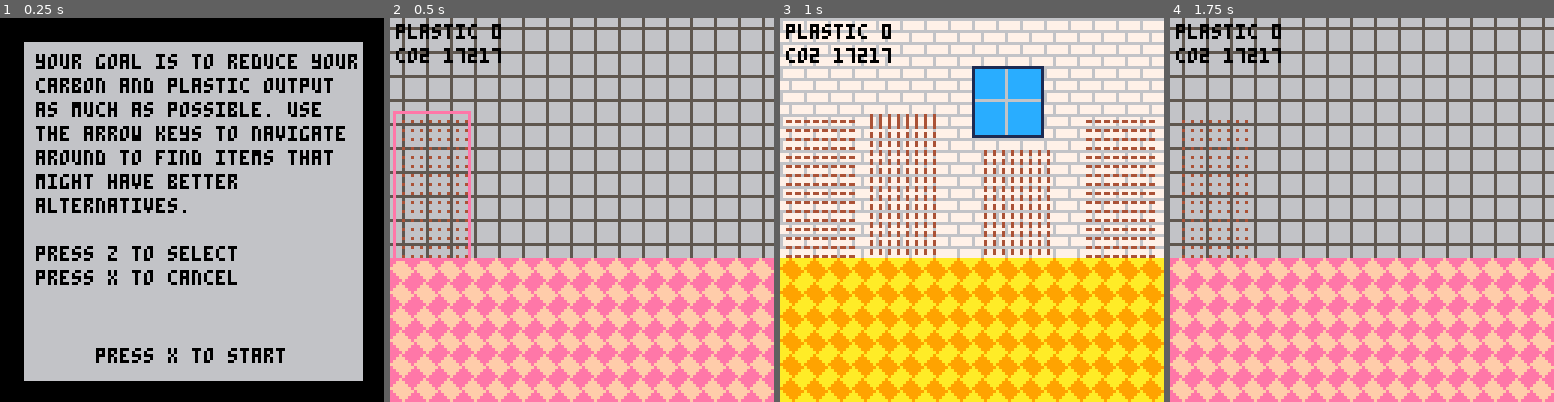
Above: before the commit, frames 1-4 (left to right).
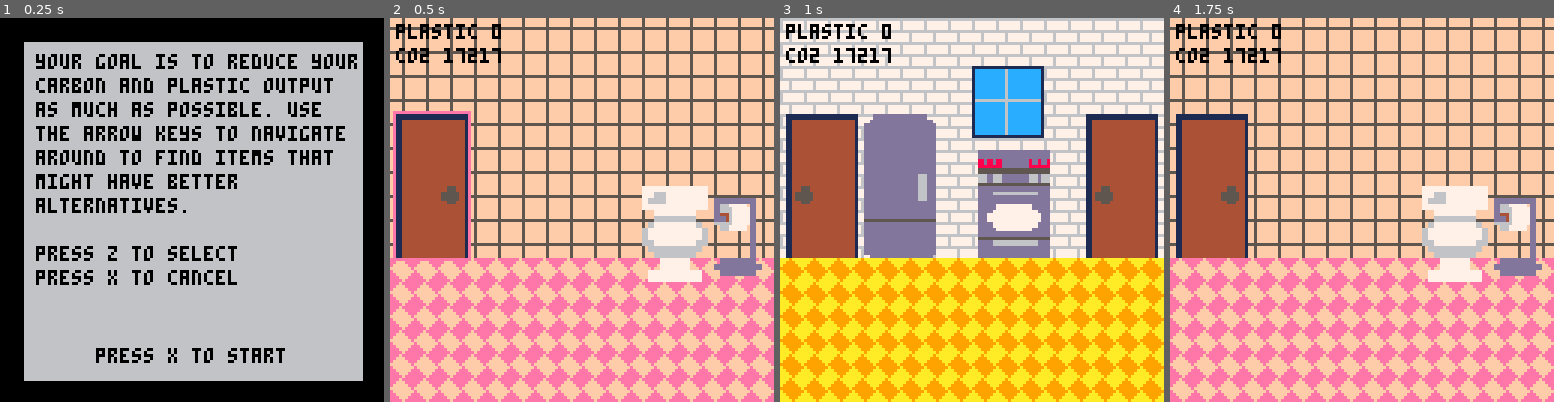
Above: after the commit, the same moments.

Repository: EmilyRagan/senior-project
Game: PICO-8 cartridge carts/home.p8
Same seed, same stepped clock (60 frames per second), same inputs: the game is played once before the commit and once after it.
Inputs:
- Up to frame 1 (0.25 s): no input
- Up to frame 2 (0.5 s): tap X (X key) at 0.33 s
- Up to frame 3 (1 s): tap O (Z key) at 0.7 s
- Up to frame 4 (1.75 s): tap X (X key) at 1.07 s; hold Right from 1.6 s (still down); tap O (Z key) at 1.7 s

Frame 1 is identical in both runs. In frame 2, 49% of the frame differs, in the area x 0-100%, y 0-69%; in frame 3, 23%; in frame 4, 49%.

Commit message:
scene-setting static sprites

Diff:
--- a/carts/home.p8
+++ b/carts/home.p8
@@ -224,6 +224,51 @@
         x = 2,
         y = 32,
         multiplier = 1.5
+      }
+    }
+  },
+}
+
+bathroom_static = {
+  {
+    -- toilet
+    current = 1,
+    options = {
+      {
+        sprite_start = 108,
+        sprite_height = 2,
+        sprite_width = 2,
+        x = 80,
+        y = 56,
+        multiplier = 2
+      }
+    }
+  },
+  {
+    -- toilet paper
+    current = 1,
+    options = {
+      {
+        sprite_start = 30,
+        sprite_height = 1,
+        sprite_width = 1,
+        x = 108,
+        y = 60,
+        multiplier = 1.5
+      }
+    }
+  },
+  {
+    -- toilet paper holder
+    current = 1,
+    options = {
+      {
+        sprite_start = 76,
+        sprite_height = 2,
+        sprite_width = 1,
+        x = 108,
+        y = 56,
+        multiplier = 2
       }
     }
   },
@@ -433,6 +478,10 @@
 function drawBathroom()
   map(32, 0, 0, 0, 16, 16)
   for key, value in ipairs(bathroom_interactives)
+  do
+    drawSprite(value.options[value.current])
+  end
+  for key, value in ipairs(bathroom_static)
   do
     drawSprite(value.options[value.current])
   end
Not shown, changed: 131 lines of the sprite sheet (__gfx__) section of carts/home.p8
